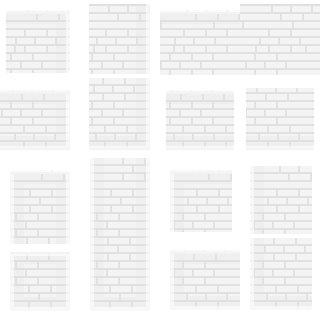
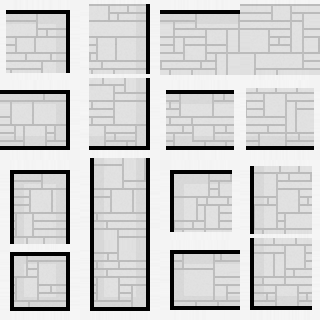
Revision of a layered w=320, h=320 image; what changed, layer by layer:
showed "NoiseOverlay" over [0, 0, 320, 320]
hid "레이어 11", opacity 100% → 60% over [0, 0, 320, 320]
"Outline": opacity 60% → 100% over [0, 0, 320, 320]
added layer "RibetLine" above "BrickLine" over [0, 0, 320, 309]
hid "BrickLine" over [0, 0, 320, 309]
"Background": opacity 50% → 100% over [0, 0, 320, 320]
